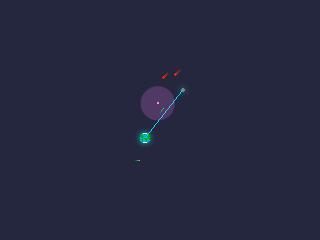
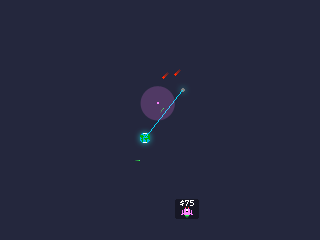
Comparing the layer stacks of the two 320 × 240 images. Changes:
added group "button" (1st of 2) with 3 layers above "asteroids" over 175, 199, 199, 219
added layer "cost" in group "button" over 180, 200, 194, 206
added layer "gun" in group "button" over 181, 207, 193, 218
added layer "button" (2nd of 2, in "button") (40%) in group "button" over 175, 199, 199, 219
